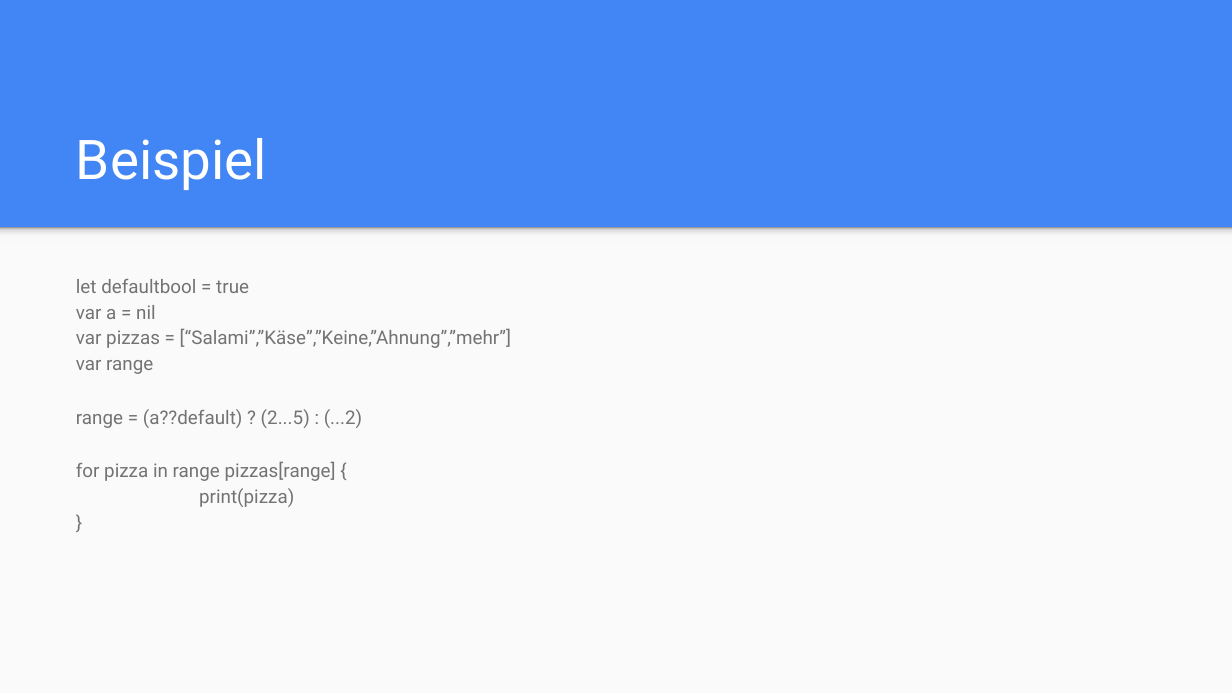
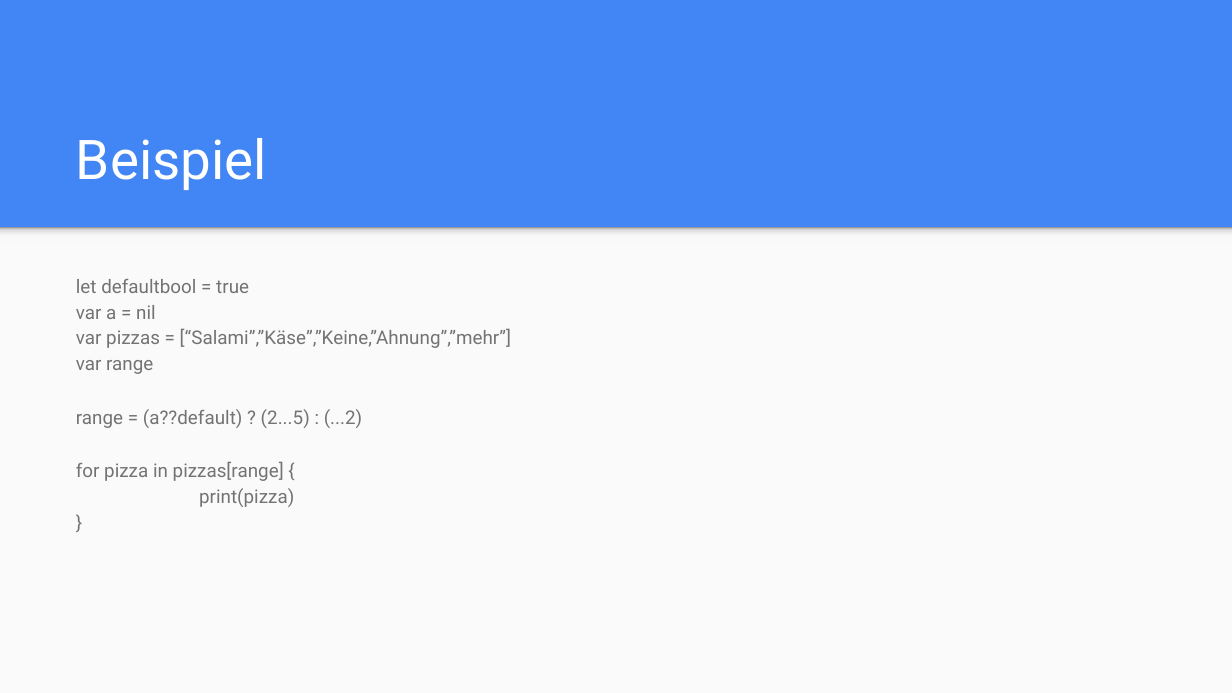
Before and after one commit to BauePhil/SEW5, a slide deck: slide 11 of Folien/02_Basic_Operators.pptx. Drawn at 1232x693 pixels with LibreOffice and Linux fonts; fonts in the diff are those of the drawing. Boxes give left, top, right and bottom in pixels: in the first picture for what was removed or moved away, otherwise in the second. Text is boxed around its words. In the diff, an @@ line names an element or a change of style, - is before the commit and + after.

```diff
--- a/Folien/02_Basic_Operators.pptx
+++ b/Folien/02_Basic_Operators.pptx
@@ text at (76,461,294,507): text changed @@
-for pizza in range pizzas[range] {
-print(pizza)
-}
+for pizza in pizzas[range] {
+print(pizza)
+}
```
Also in this commit, not shown: 2 other slides changed, 1 slide added.
